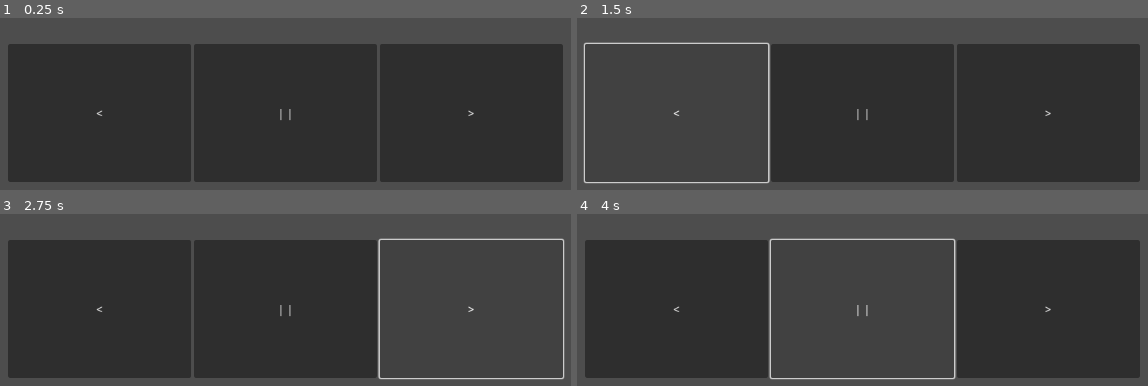
Above: before the commit, frames 1-4 (two rows, left to right).
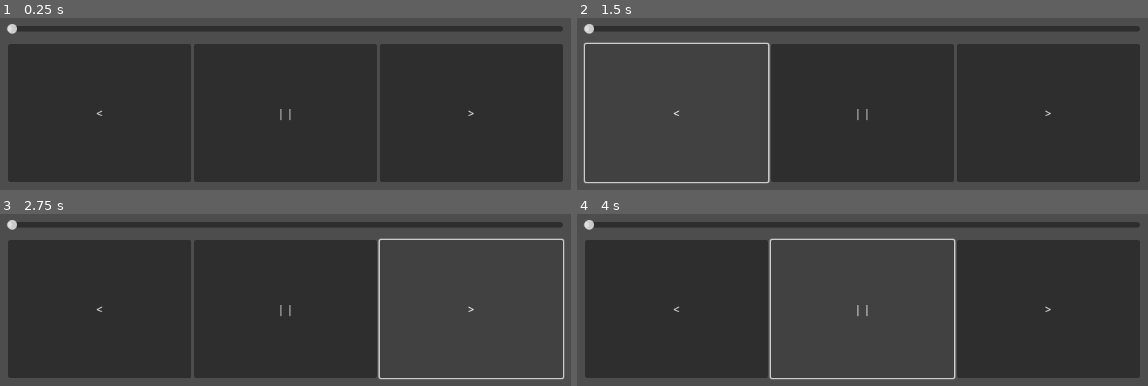
Above: after the commit, the same moments.

Repository: BuenosDiasPibe/godot_ing
Game: Godot game, scene res://scenes/test_music_player.tscn
Same seed, same stepped clock (60 frames per second), same inputs: the game is played once before the commit and once after it.
Inputs:
- Up to frame 1 (0.25 s): no input
- Up to frame 2 (1.5 s): click "| |" at 0.5 s; click "<" at 1.25 s
- Up to frame 3 (2.75 s): click ">" at 2 s
- Up to frame 4 (4 s): click "<" at 2.75 s; click "| |" at 3.5 s

The runs differ from the first frame. In frame 1, 2.9% of the frame differs, in the area x 1-99%, y 3-10%; in frame 2, 2.9%; in frame 3, 2.9%; in frame 4, 2.9%.
Error before the commit: Cannot call method 'get_files' on a null value. (res://scenes/music_player_test_1.gd:16)
Error after the commit: Cannot call method 'get_files' on a null value. (res://scenes/music_player_test_1.gd:19)

Commit message:
added slider to music player

Diff:
--- /dev/null
+++ b/another-test/scenes/canvas_layer.gd
@@ -0,0 +1,11 @@
+extends CanvasLayer
+
+
+# Called when the node enters the scene tree for the first time.
+func _ready() -> void:
+	pass # Replace with function body.
+
+
+# Called every frame. 'delta' is the elapsed time since the previous frame.
+func _process(delta: float) -> void:
+	pass
--- a/another-test/scenes/main.tscn
+++ b/another-test/scenes/main.tscn
@@ -1,6 +1,7 @@
-[gd_scene load_steps=2 format=3 uid="uid://dioh1pgsjg0xh"]
+[gd_scene load_steps=3 format=3 uid="uid://dioh1pgsjg0xh"]
 
 [ext_resource type="Script" uid="uid://dkjugoklwkiuv" path="res://scenes/main.gd" id="1_sugp2"]
+[ext_resource type="Script" uid="uid://b75lvquhaa85" path="res://scenes/canvas_layer.gd" id="2_0wfyh"]
 
 [node name="Main" type="Node" node_paths=PackedStringArray("music", "canvasContainer", "pause")]
 script = ExtResource("1_sugp2")
@@ -11,6 +12,7 @@
 [node name="AudioStreamPlayer" type="AudioStreamPlayer" parent="."]
 
 [node name="CanvasLayer" type="CanvasLayer" parent="."]
+script = ExtResource("2_0wfyh")
 
 [node name="ScrollContainer" type="ScrollContainer" parent="CanvasLayer"]
 offset_left = 23.0
--- a/another-test/scenes/music_player_test_1.gd
+++ b/another-test/scenes/music_player_test_1.gd
@@ -4,6 +4,7 @@
 @export var pause : Button
 @export var next : Button
 @export var music_player : AudioStreamPlayer
+@export var progress_bar : HSlider
 
 #TODO: make the path changable
 var path : String = "/home/clumpl/Música/Lateralis - OTXO Original Soundtrack/"
@@ -11,8 +12,10 @@
 var songs_list : PackedStringArray
 var current_song : int = 0
 
+var stop : bool = false
 
 func _ready() -> void:
+
 	songs_list = DirAccess.open(path).get_files()
 	assert(DirAccess.get_open_error() == 0, "An Error ocurred while opening a folder")
 
@@ -26,22 +29,35 @@
 			songs_list.erase(song)
 	music_player.stream = AudioStreamOggVorbis.load_from_file(first_song)
 
+	progress_bar.drag_started.connect(stop_it)
+	progress_bar.drag_ended.connect(slider)
+
 	pause.pressed.connect(play_pause_music)
 	next.pressed.connect(next_song)
 	last.pressed.connect(last_song)
 
+func _process(_delta: float) -> void:
+	if(music_player.playing && !stop):
+		var m_playback_time = music_player.get_playback_position()
+		var m_time = music_player.stream.get_length()/100
+		if(m_playback_time != null):
+			progress_bar.value = m_playback_time / m_time
 
 #TODO: add this to AudioStreamPlayer's script
 func play_pause_music() -> void:
+	var m_playback_time = music_player.get_playback_position()
+	var m_time = music_player.stream.get_length()/100
 	if(music_player.playing):
-		_progress = music_player.get_playback_position()
+		_progress = m_playback_time
 		_change_color(Color(255.014, 0.0, 0.0))
+		progress_bar.value = m_playback_time / m_time
 		music_player.stop()
 	else:
 		music_player.play(_progress)
 		_change_color(Color(0.0, 255.014, 0.0))
 
 func next_song():
+	progress_bar.value = 0
 	music_player.stop()
 	_change_color(Color.WHITE)
 	current_song = (current_song+1) % songs_list.size()
@@ -49,8 +65,10 @@
 	var song_now = path + songs_list[current_song]
 	music_player.stream = AudioStreamOggVorbis.load_from_file(song_now)
 	music_player.play()
+	progress_bar.value = music_player.get_playback_position()
 
 func last_song():
+	progress_bar.value = 0
 	music_player.stop()
 	_change_color(Color.WHITE)
 	current_song = (current_song-1) % songs_list.size()
@@ -60,6 +78,7 @@
 	var song_now = path + songs_list[current_song]
 	music_player.stream = AudioStreamOggVorbis.load_from_file(song_now)
 	music_player.play()
+	progress_bar.value = music_player.get_playback_position()
 
 
 func _change_color(color : Color):
@@ -67,3 +86,11 @@
 	if(a[current_song] is Label):
 		var ll : Label = a[current_song]
 		ll.modulate = color
+
+func stop_it():
+	stop = true
+	play_pause_music()
+
+func slider(_holo) -> void:
+	stop = false
+	music_player.play((music_player.stream.get_length()/100)*progress_bar.value)
--- a/another-test/scenes/test_music_player.tscn
+++ b/another-test/scenes/test_music_player.tscn
@@ -2,7 +2,7 @@
 
 [ext_resource type="Script" uid="uid://c5r1j571xap25" path="res://scenes/music_player_test_1.gd" id="1_wmssx"]
 
-[node name="TestMusicPlayer" type="Control" node_paths=PackedStringArray("container", "last", "pause", "next", "music_player")]
+[node name="TestMusicPlayer" type="Control" node_paths=PackedStringArray("container", "last", "pause", "next", "music_player", "progress_bar")]
 layout_mode = 3
 anchors_preset = 15
 anchor_right = 1.0
@@ -15,6 +15,7 @@
 pause = NodePath("CanvasLayer/HBoxContainer/pause")
 next = NodePath("CanvasLayer/HBoxContainer/right")
 music_player = NodePath("AudioStreamPlayer")
+progress_bar = NodePath("CanvasLayer/HSlider")
 
 [node name="CanvasLayer" type="CanvasLayer" parent="."]
 
@@ -50,11 +51,30 @@
 offset_left = 176.0
 offset_top = 17.0
 offset_right = 983.0
-offset_bottom = 264.0
+offset_bottom = 363.71
 
 [node name="music_container" type="VBoxContainer" parent="CanvasLayer/ScrollContainer"]
 layout_mode = 2
 size_flags_horizontal = 3
 size_flags_vertical = 3
 
+[node name="HSlider" type="HSlider" parent="CanvasLayer"]
+anchors_preset = 8
+anchor_left = 0.5
+anchor_top = 0.5
+anchor_right = 0.5
+anchor_bottom = 0.5
+offset_left = -402.0
+offset_top = 67.0
+offset_right = 400.0
+offset_bottom = 107.0
+grow_horizontal = 2
+grow_vertical = 2
+
 [node name="AudioStreamPlayer" type="AudioStreamPlayer" parent="."]
+
+[node name="FileDialog" type="FileDialog" parent="."]
+title = "Open a Directory"
+file_mode = 2
+display_mode = 1
+access = 2
Binary file added: another-test/assets/progress_bar.png
Not shown, added: another-test/assets/progress_bar.png.import
Binary file added: another-test/assets/progress_bar_bg.png
Not shown, added: another-test/assets/progress_bar_bg.png.import
Binary file added: another-test/assets/progress_bar_fg.png
Not shown, added: another-test/assets/progress_bar_fg.png.import
Not shown, added: another-test/scenes/canvas_layer.gd.uid
